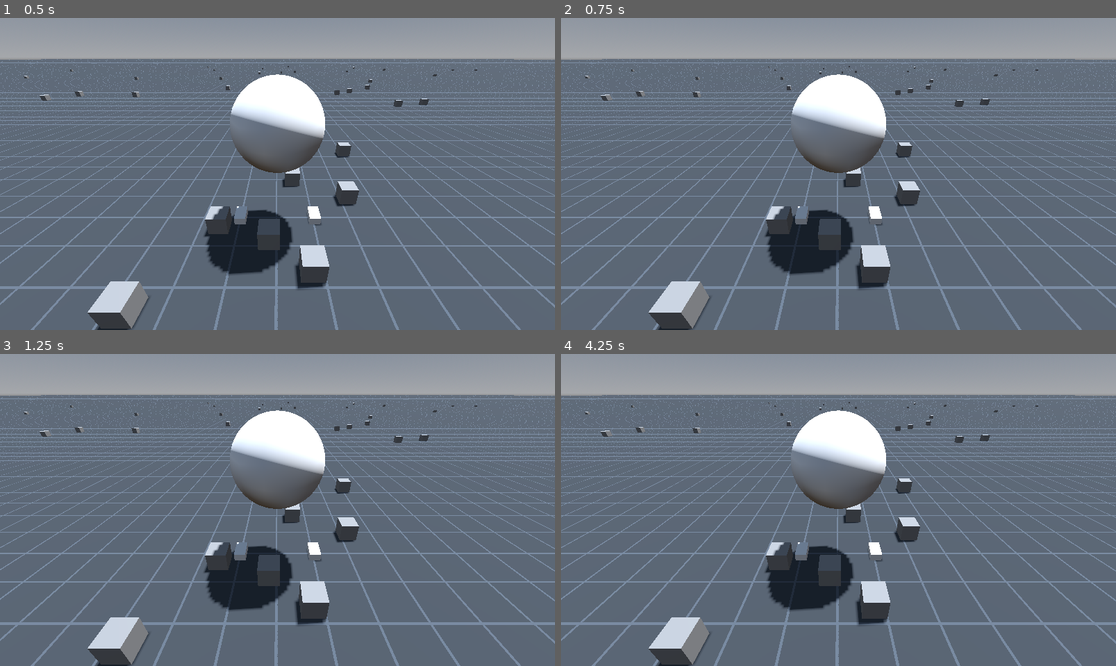
Above: before the commit, frames 1-4 (two rows, left to right).
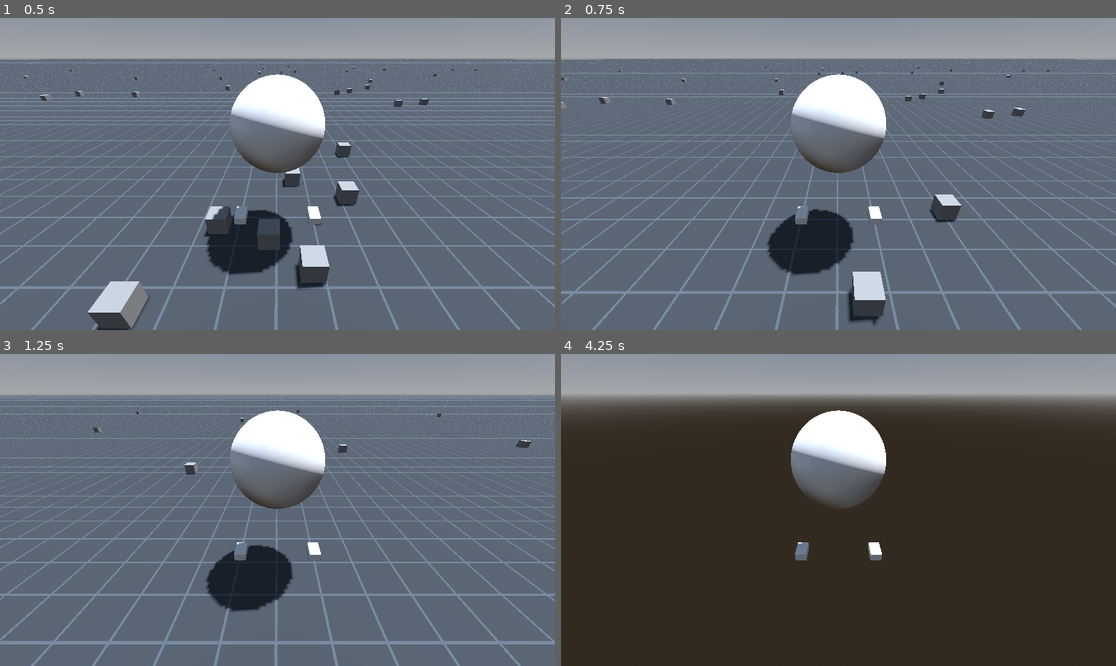
Above: after the commit, the same moments.

Repository: Jerbaloot/ManualSkates
Game: Godot game, scene res://InputTest.tscn
Two runs of this game, one before a commit and one after it. Both use one fixed random seed, a clock stepped at 60 frames per second and the inputs below.
Inputs (mouse positions are in pixels of both pictures, inside the frame that each line leads up to):
- Up to frame 1 (0.5 s): no input
- Up to frame 2 (0.75 s): tap Enter at 0.5 s; move the mouse to (960, 158) at 0.52 s; hold Space from 0.53 s (still down); click (960, 158) at 0.67 s
- Up to frame 3 (1.25 s): keep holding Space
- Up to frame 4 (4.25 s): release Space at 1.25 s; drag from (727, 525) to (810, 572) at 1.27 s; tap Space at 2 s; move the mouse to (894, 441) at 2.02 s; hold Space 2.03-2.75 s; click (894, 441) at 2.17 s; drag from (810, 572) to (672, 463) at 2.77 s; move the mouse to (1005, 556) at 3.52 s; hold Space from 3.53 s (still down); click (1005, 556) at 3.67 s

Frame 1 is identical in both runs. In frame 2, 12% of the frame differs, in the area x 0-100%, y 13-100%; in frame 3, 13%; in frame 4, 82%.

Commit message:
Refined coordinate systems
relative coordinate systems and reference frames for calculating skate forces was confusing so I changed it

Diff:
--- a/InputTest.gd
+++ b/InputTest.gd
@@ -14,8 +14,19 @@
 		skater.right_skate:$RightRayCast3D
 	}
 
+	var facing_raycasts = {
+		skater.left_skate:$LeftRayCast3D2,
+		skater.right_skate:$RightRayCast3D2
+	}
+
 	for skate in skater.skate_forces:
 		var force : Vector3 = skater.skate_forces[skate]
 		var raycast = raycasts[skate]
 		raycast.position = (skate as Skater.Skate).skate_object.global_position
 		raycast.target_position = force*delta
+
+	for skate in skater.facing_directions:
+		var facing_direction : Vector3 = skater.facing_directions[skate]
+		var raycast = facing_raycasts[skate]
+		raycast.position = (skate as Skater.Skate).skate_object.global_position
+		raycast.target_position = facing_direction*10
--- a/InputTest.tscn
+++ b/InputTest.tscn
@@ -98,6 +98,14 @@
 transform = Transform3D(1, 0, 0, 0, 1, 0, 0, 0, 1, 0, 5.2, 0)
 target_position = Vector3(0, 0, 0)
 
+[node name="LeftRayCast3D2" type="RayCast3D" parent="."]
+transform = Transform3D(1, 0, 0, 0, 1, 0, 0, 0, 1, 0, 5.2, 0)
+target_position = Vector3(0, 0, 0)
+
+[node name="RightRayCast3D2" type="RayCast3D" parent="."]
+transform = Transform3D(1, 0, 0, 0, 1, 0, 0, 0, 1, 0, 5.2, 0)
+target_position = Vector3(0, 0, 0)
+
 [node name="RayCast3D" type="RayCast3D" parent="."]
 transform = Transform3D(1, 0, 0, 0, 1, 0, 0, 0, 1, 0, 2.6, 0)
 target_position = Vector3(0, 0, 0)
--- a/Skater.gd
+++ b/Skater.gd
@@ -4,11 +4,17 @@
 class Skate:
 	var default_pos : Vector3
 	var skate_object : Node3D
-	var angle : float = 0
+	var angle : float = 0 :
+		set(value):
+			angle = value
+			skate_object.rotation.y = value
+
 	const rotate_angle : float = PI/4
+	var rotated = false
 	var raised = true
 	var pressed = false
 	var mass = 40
+	var tween : Tween
 
 	func _init(skate_object : Node3D):
 		self.default_pos = skate_object.position
@@ -25,17 +31,17 @@
 		var perpendicular_change = change - parallel_change
 		return perpendicular_change
 
-	func get_rolling_friction(velocity : Vector3, parent_transform : Transform3D):
+	func get_rolling_friction(velocity : Vector3, facing_direction : Vector3):
 		if raised: return Vector3.ZERO
 		var global_basis = skate_object.global_transform.basis
 		var parallel_velocity = skate_object.transform.basis.z * velocity.dot(skate_object.transform.basis.z)
 		return -parallel_velocity.normalized()*parallel_velocity.length_squared()*.1
 
-	func get_sliding_friction(velocity : Vector3, parent_transform : Transform3D):
+	func get_sliding_friction(velocity : Vector3, facing_direction : Vector3):
 		if raised: return Vector3.ZERO
 		var parallel_velocity = skate_object.transform.basis.z * velocity.dot(skate_object.transform.basis.z)
 		var perpendicular_velocity = velocity-parallel_velocity
-		return -perpendicular_velocity.normalized()*perpendicular_velocity.length_squared()*100
+		return -perpendicular_velocity.normalized()*perpendicular_velocity.length_squared()*50
 
 	func raise(amount = .2):
 		skate_object.position.y += amount
@@ -45,10 +51,6 @@
 		skate_object.position.y = 0
 		raised = false
 
-	func rotate(amount):
-		self.angle += amount
-		skate_object.rotation.y = self.angle
-
 	func press():
 		pressed = true
 
@@ -59,6 +61,17 @@
 var left_skate : Skate
 var right_skate : Skate
 var skates : Array[Skate] = []
+
+var left_skate_angle = 0 :
+	set(value):
+		if left_skate:
+			left_skate.angle = value
+			left_skate_angle = value
+var right_skate_angle = 0 :
+	set(value):
+		if right_skate:
+			right_skate.angle = value
+			right_skate_angle = value
 
 
 enum DIRECTIONS{LEFT_HOR, LEFT_VER, RIGHT_HOR, RIGHT_VER}
@@ -73,10 +86,17 @@
 var raise_axis = {}
 var press_stick = {}
 
+var tweens = {}
 ## Initializes each skate to get starting value from physical objects
 func _ready():
 	right_skate = Skate.new($RightFoot)
 	left_skate = Skate.new($LeftFoot)
+
+	tweens = {
+		left_skate:get_tree().create_tween(),
+		right_skate:get_tree().create_tween()
+	}
+
 	skates = [left_skate, right_skate]
 	raise_axis = {
 			JOY_AXIS_TRIGGER_LEFT : left_skate,
@@ -88,9 +108,15 @@
 	}
 	update_moment()
 
+
 @export var mass : float = 10.0
 var moment
 @export var max_push_force : float = 10.0
+@export var locked_position = false
+@export var locked_rotation = false
+var skate_velocities = {}
+var facing_directions = {}
+
 
 func move_and_get_offset():
 		# Create and clamp desired left position vector
@@ -107,7 +133,6 @@
 		right_skate:right_skate.move(desired_right_position)
 	}
 
-
 func update_moment():
 	var moment_of_body = 2/5 * mass * 1
 
@@ -117,32 +142,35 @@
 	moment = moment_of_body + left_skate_moment + right_skate_moment
 
 func _physics_process(delta):
+	if Input.is_key_pressed(KEY_SPACE):
+		velocity += Vector3.FORWARD
+
 	var offsets = move_and_get_offset()
-
-	var average_perpendicular_offset : Vector3 = (offsets[left_skate]+offsets[right_skate])/2
-	if not (left_skate.raised and right_skate.raised):
-		if left_skate.raised:
-			average_perpendicular_offset = offsets[right_skate]
-		elif right_skate.raised:
-			average_perpendicular_offset = offsets[left_skate]
-	elif left_skate.raised and right_skate.raised:
-		average_perpendicular_offset = Vector3.ZERO
-
-
-	velocity += -average_perpendicular_offset/delta/2
-
-	var global_velocity = velocity.rotated(Vector3.UP, rotation.y)
-	global_velocity = velocity
+	for skate in offsets:
+		offsets[skate] = (offsets[skate] as Vector3).rotated(Vector3.UP,rotation.y)
+
+
+	var global_velocity = velocity.rotated(Vector3.UP, rotation.y+PI)
+
+	facing_directions = {
+		right_skate:right_skate.skate_object.transform.basis.z.rotated(Vector3.UP,rotation.y+PI),
+		left_skate:left_skate.skate_object.transform.basis.z.rotated(Vector3.UP,rotation.y+PI)
+	}
+
+	skate_velocities = {
+		left_skate:offsets[left_skate]/delta+global_velocity,
+		right_skate:offsets[right_skate]/delta+global_velocity,
+	}
 
 	var friction = {
-		right_skate:right_skate.get_rolling_friction(global_velocity, self.global_transform) + right_skate.get_sliding_friction(global_velocity, self.global_transform),
-		left_skate:left_skate.get_rolling_friction(global_velocity, self.global_transform) + left_skate.get_sliding_friction(global_velocity, self.global_transform)
+		right_skate:right_skate.get_rolling_friction(skate_velocities[right_skate], facing_directions[right_skate]) + right_skate.get_sliding_friction(global_velocity+skate_velocities[right_skate], facing_directions[right_skate]),
+		left_skate:left_skate.get_rolling_friction(skate_velocities[left_skate], facing_directions[left_skate]) + left_skate.get_sliding_friction(global_velocity+skate_velocities[left_skate], facing_directions[left_skate])
 	}
 
 	skate_forces = friction
 
-	apply_linear_motion(friction, delta)
-	apply_angular_motion(friction, delta)
+	if not locked_position: apply_linear_motion(friction, delta)
+	if not locked_rotation: apply_angular_motion(friction, delta)
 
 ## Angular global_velocity of the skater as a float with the direction being upwards
 var angular_velocity = 0
@@ -157,7 +185,7 @@
 		var skate_torque = r.cross(friction[skate])
 		torque -= skate_torque
 
-	var angular_acceleration = torque.dot(Vector3.UP)/moment/100
+	var angular_acceleration = torque.dot(Vector3.UP)/moment/10
 
 	angular_velocity += angular_acceleration*delta
 	rotation.y += angular_acceleration*delta
@@ -169,6 +197,7 @@
 	move_and_slide()
 
 
+## Receives controller input to control each skate
 func _input(event):
 	# Rotating the skates with bumpers
 	if event is InputEventJoypadButton:
@@ -183,8 +212,9 @@
 		if event.button_index in rotate_button.keys():
 			var skate : Skate = rotate_button[event.button_index]
 			var angle : float = rotate_angle[skate]
-			skate.rotate(angle) if event.pressed else skate.rotate(-angle)
-			return
+			skate.angle = angle if event.pressed else 0
+
+			print("playing")
 
 		var press_button = {
 				JOY_BUTTON_LEFT_STICK : left_skate,
@@ -203,8 +233,6 @@
 			return
 
 
-
-
 ## Takes a Vector3 and clamp its length so it does not exceed value
 func clamp_magnitude(vector : Vector3, value : float):
 	return vector if vector.length() < value else vector.normalized() * value
--- a/project.godot
+++ b/project.godot
@@ -17,4 +17,5 @@
 
 [physics]
 
+common/physics_ticks_per_second=200
 common/max_physics_steps_per_frame=20
